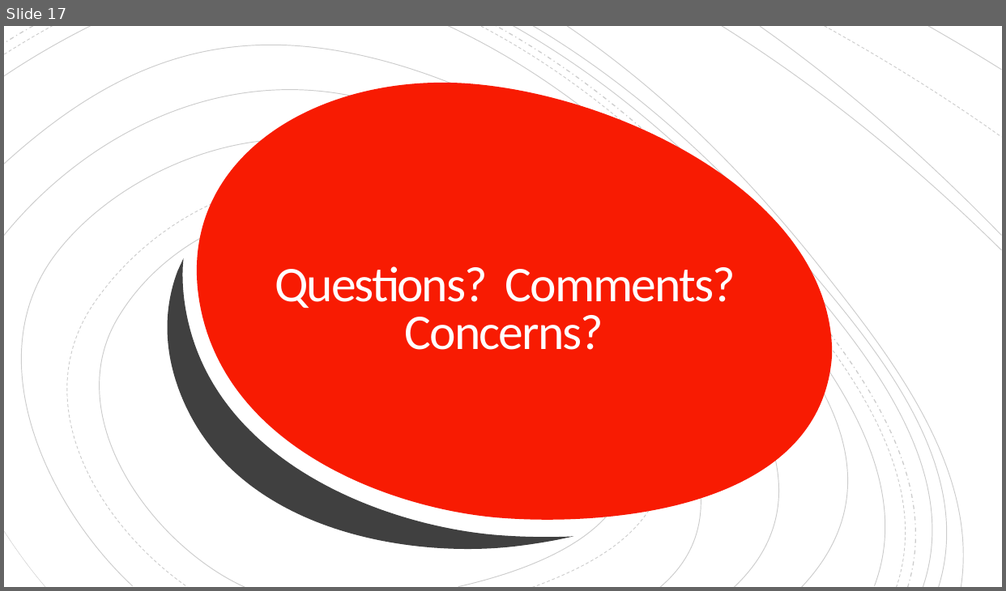
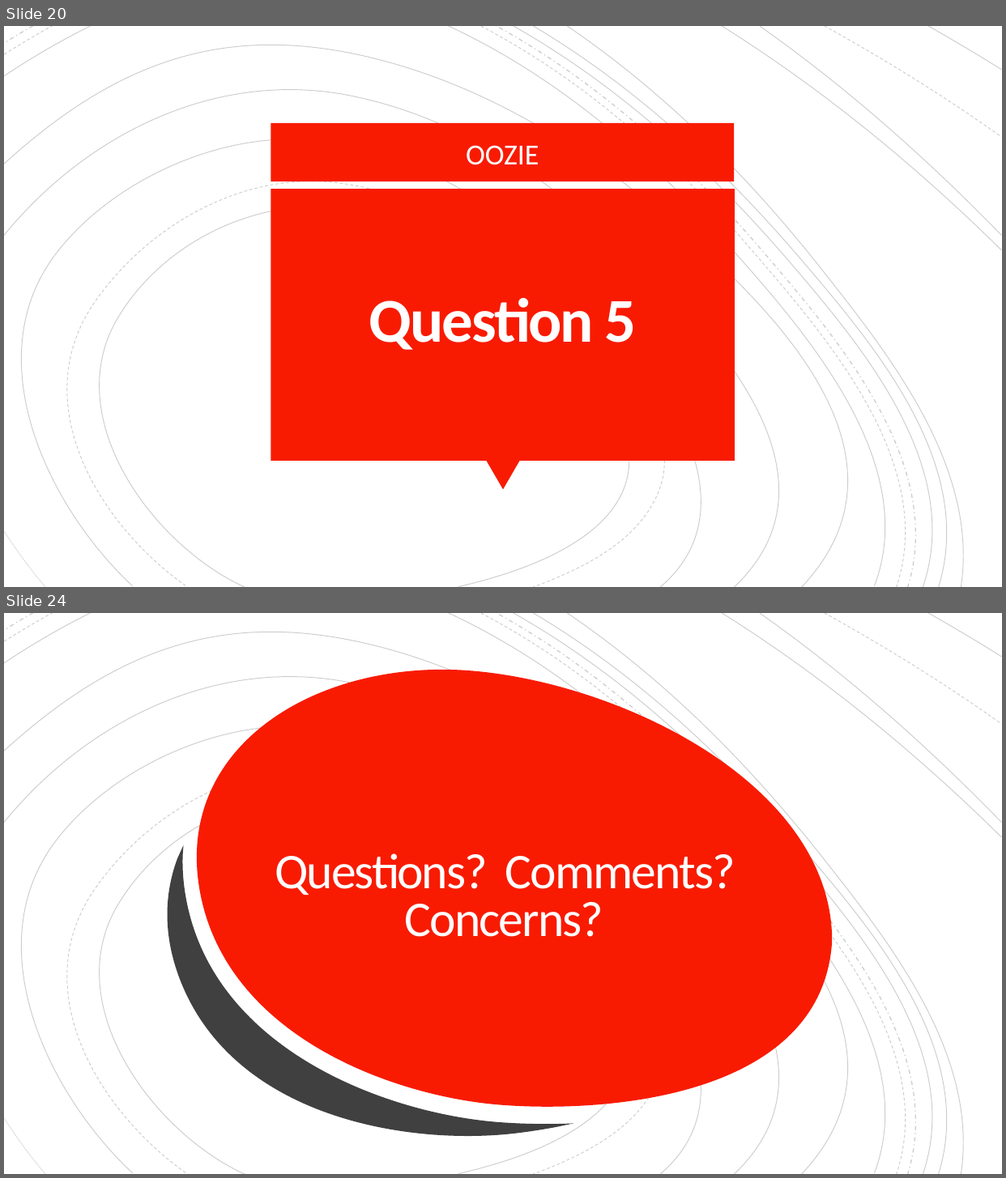
Before and after one commit to cordellsl/Project2, a slide deck: Project 2 Presentation.pptx. Shown one above the other, each under a label of ours: slide 17 before the commit, slides 20 and 24 after it; the slides between them are not shown. The pictures are 1006x591 and 1006x1178 pixels, drawn with LibreOffice and Linux fonts; fonts in the diff are those of the drawing. Boxes give left, top, right and bottom in pixels: in the first picture for what was removed or moved away, otherwise in the second. Text is boxed around its words. In the diff, an @@ line names an element or a change of style, - is before the commit and + after.

```diff
--- a/Project 2 Presentation.pptx
+++ b/Project 2 Presentation.pptx
@@ slide 20 added at bbox=[4, 26, 1002, 587], background #FFFFFF; not listed: 19 template elements that a slide beside it also shows @@
@@ rectangle added at bbox=[270, 123, 734, 182], fill #F81B02 @@
@@ text added at bbox=[466, 145, 539, 165], 28 pt, text #FFFFFF @@
+OOZIE
@@ rectangle added at bbox=[270, 189, 735, 461], fill #F81B02 @@
@@ title added at bbox=[368, 298, 636, 350], 60 pt, text #FFFEFF, bold @@
+Question 5
@@ triangle added at bbox=[486, 461, 520, 489], fill #F81B02 @@
@@ what was slide 17 is now slide 24 @@
```
Also in this commit, not shown: 14 slides changed, 6 other slides added.
